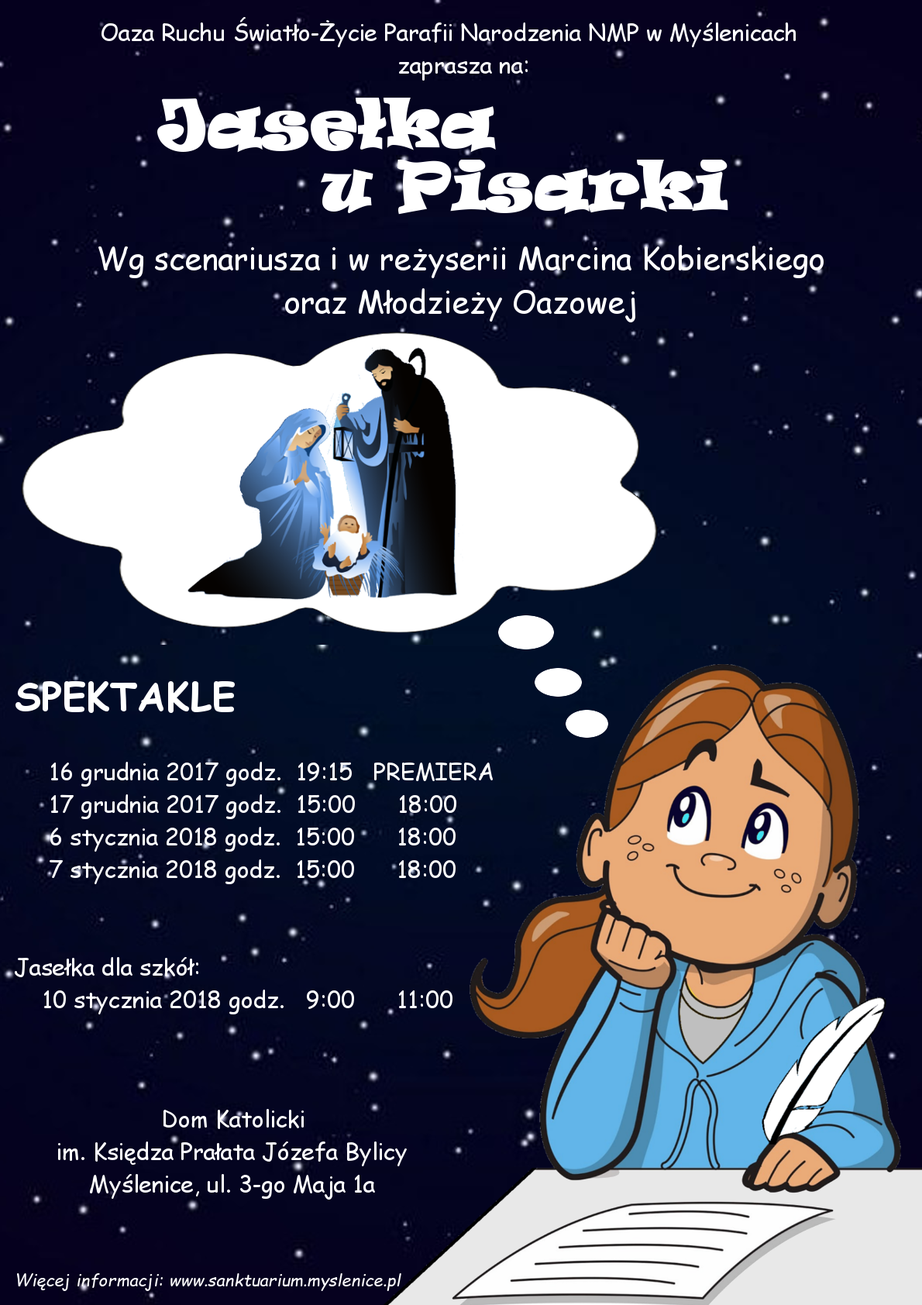
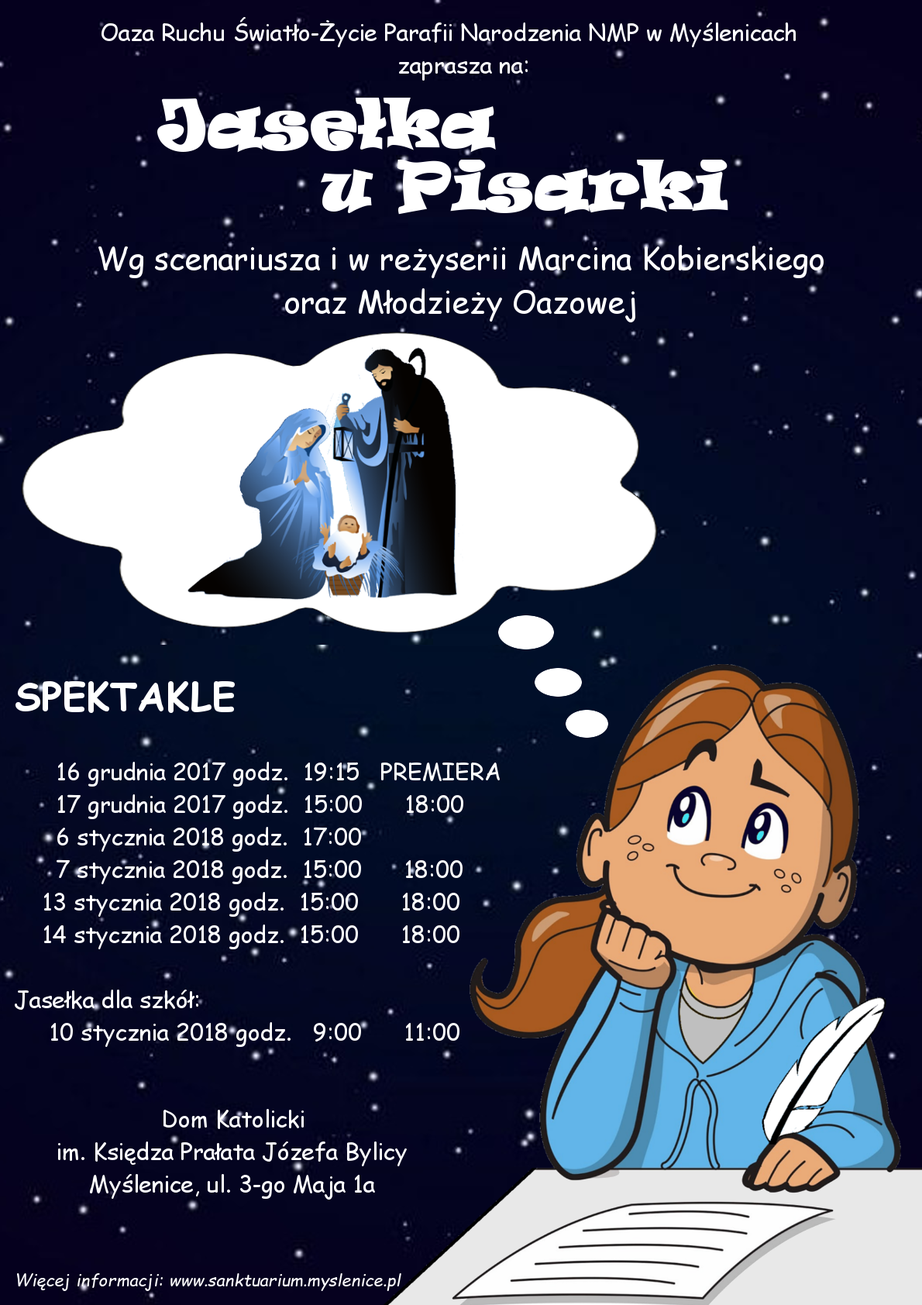
Revision of a layered 922px x 1305px image; what changed, layer by layer:
painted on "spektakle" over [14, 761, 500, 1047]
